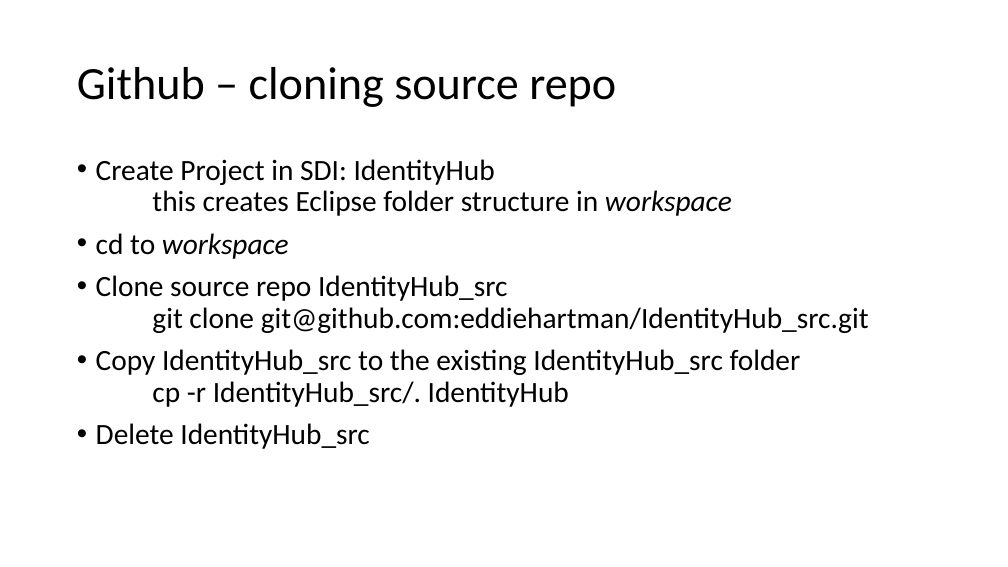
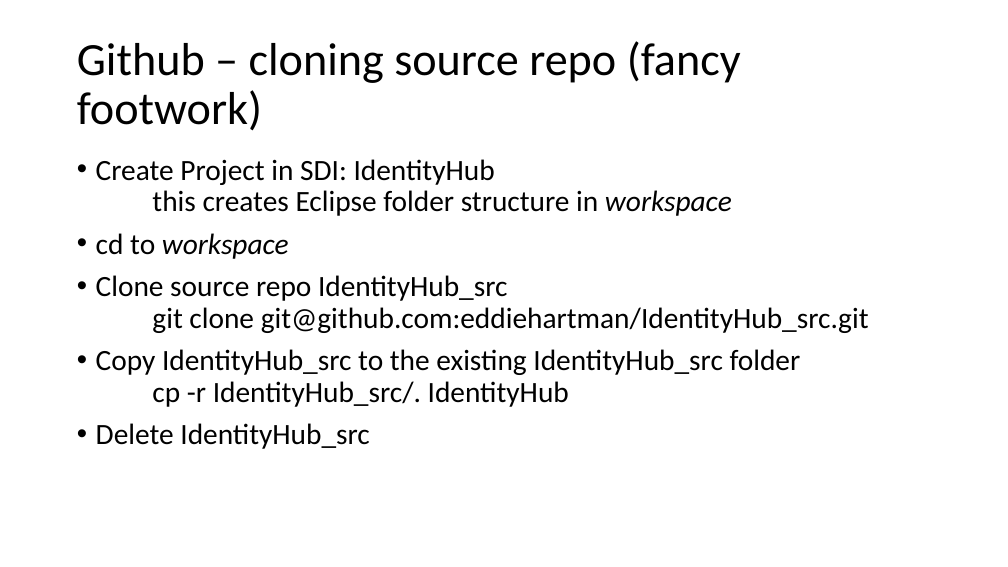
Before and after one commit to eddiehartman/IdentityHub, a slide deck: slide 3 of Identity Hub.pptx. Drawn at 1008x567 pixels with LibreOffice and Linux fonts; fonts in the diff are those of the drawing. Boxes give left, top, right and bottom in pixels: in the first picture for what was removed or moved away, otherwise in the second. Text is boxed around its words. In the diff, an @@ line names an element or a change of style, - is before the commit and + after.

Commit message:
initial commit

```diff
--- a/Identity Hub.pptx
+++ b/Identity Hub.pptx
@@ title at bbox=[77, 41, 741, 131]: text changed @@
-Github – cloning source repo
+Github – cloning source repo (fancy footwork)
```
